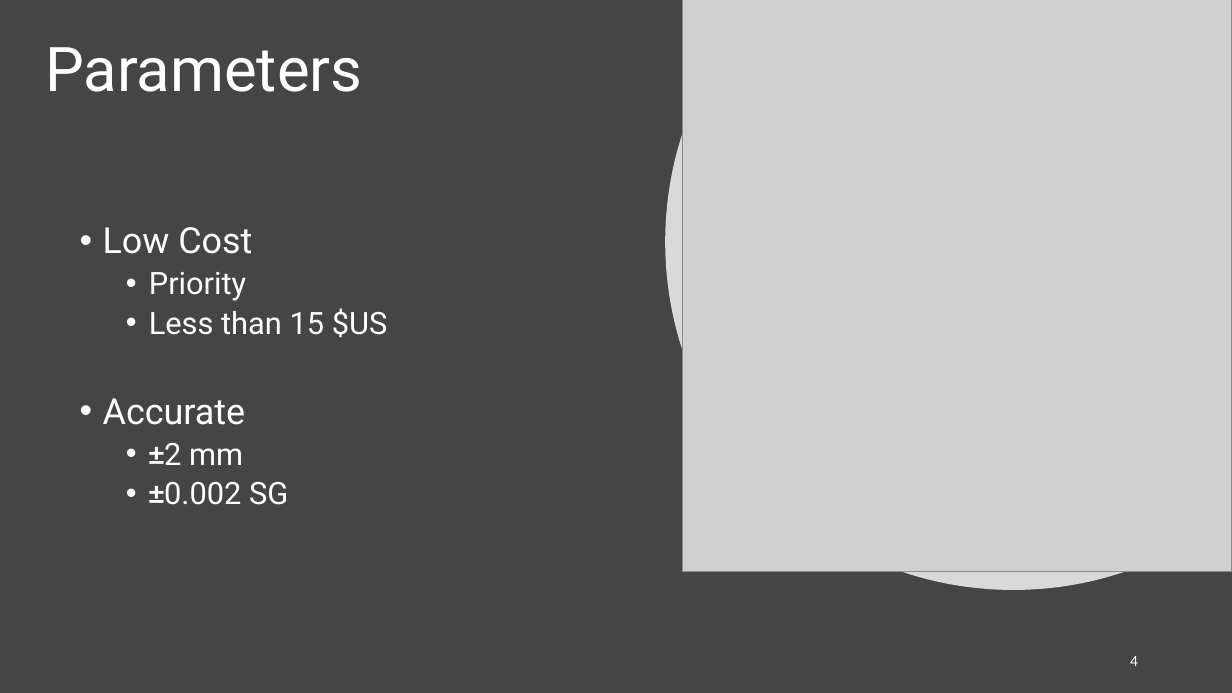
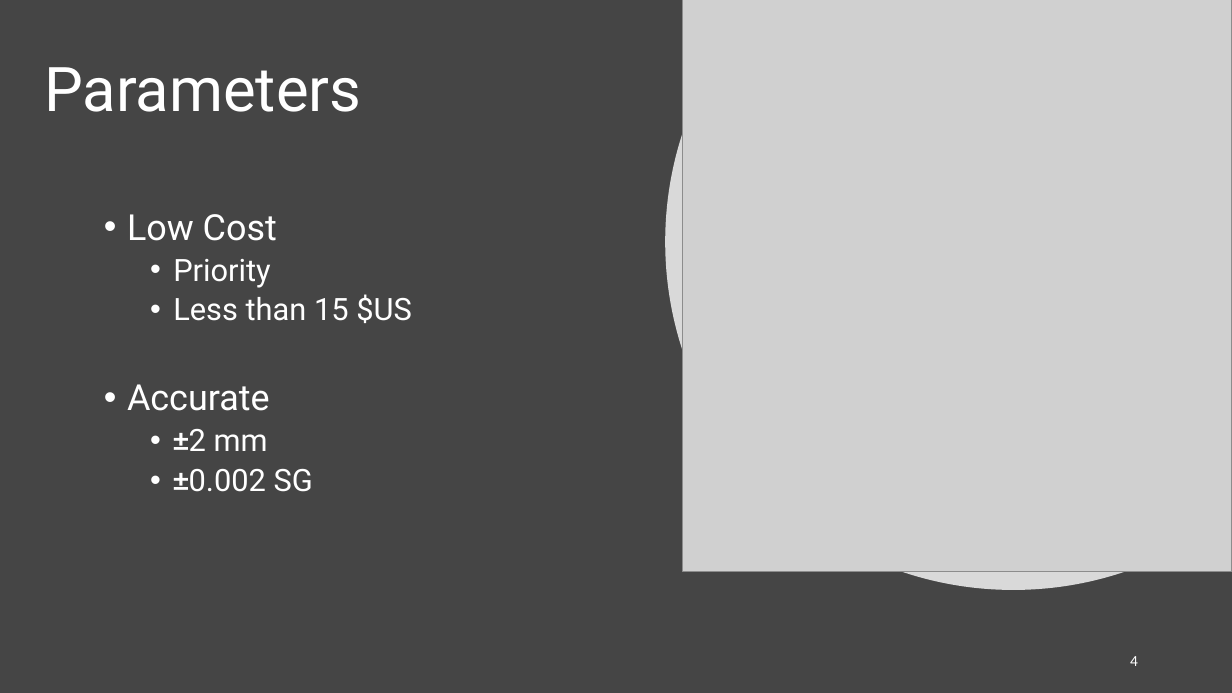
Before and after one commit to gilgoldman/Thesis, a slide deck: slide 4 of Presentation/Thesis.pptx. Drawn at 1232x693 pixels with LibreOffice and Linux fonts; fonts in the diff are those of the drawing; grey boxes stand for pictures. Boxes give left, top, right and bottom in pixels: in the first picture for what was removed or moved away, otherwise in the second. Text is boxed around its words. In the diff, an @@ line names an element or a change of style, - is before the commit and + after.

```diff
--- a/Presentation/Thesis.pptx
+++ b/Presentation/Thesis.pptx
@@ text "Parameters": place and size @@
-text "Parameters" at <box>45,47,362,92</box>
+text "Parameters" at <box>44,67,361,112</box>
@@ text "Low Cost": place and size @@
-text "Low Cost" at <box>103,227,388,505</box>
+text "Low Cost" at <box>127,214,412,492</box>
```
Also in this commit, not shown: 1 other slide changed, 1 other file.
